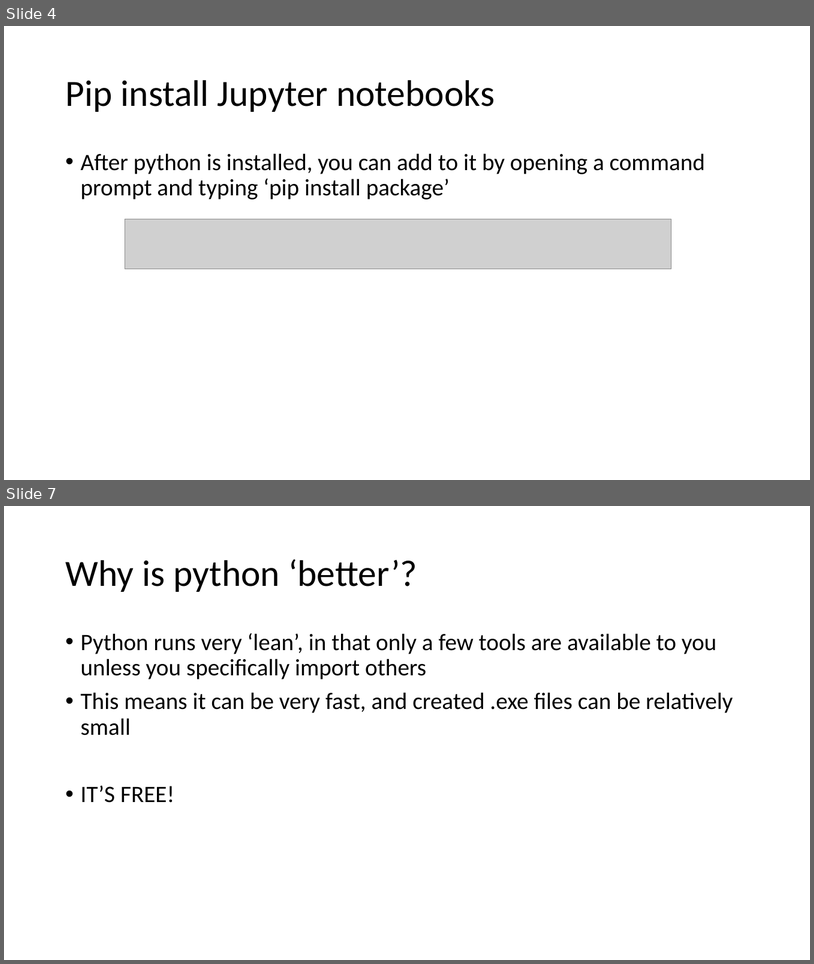
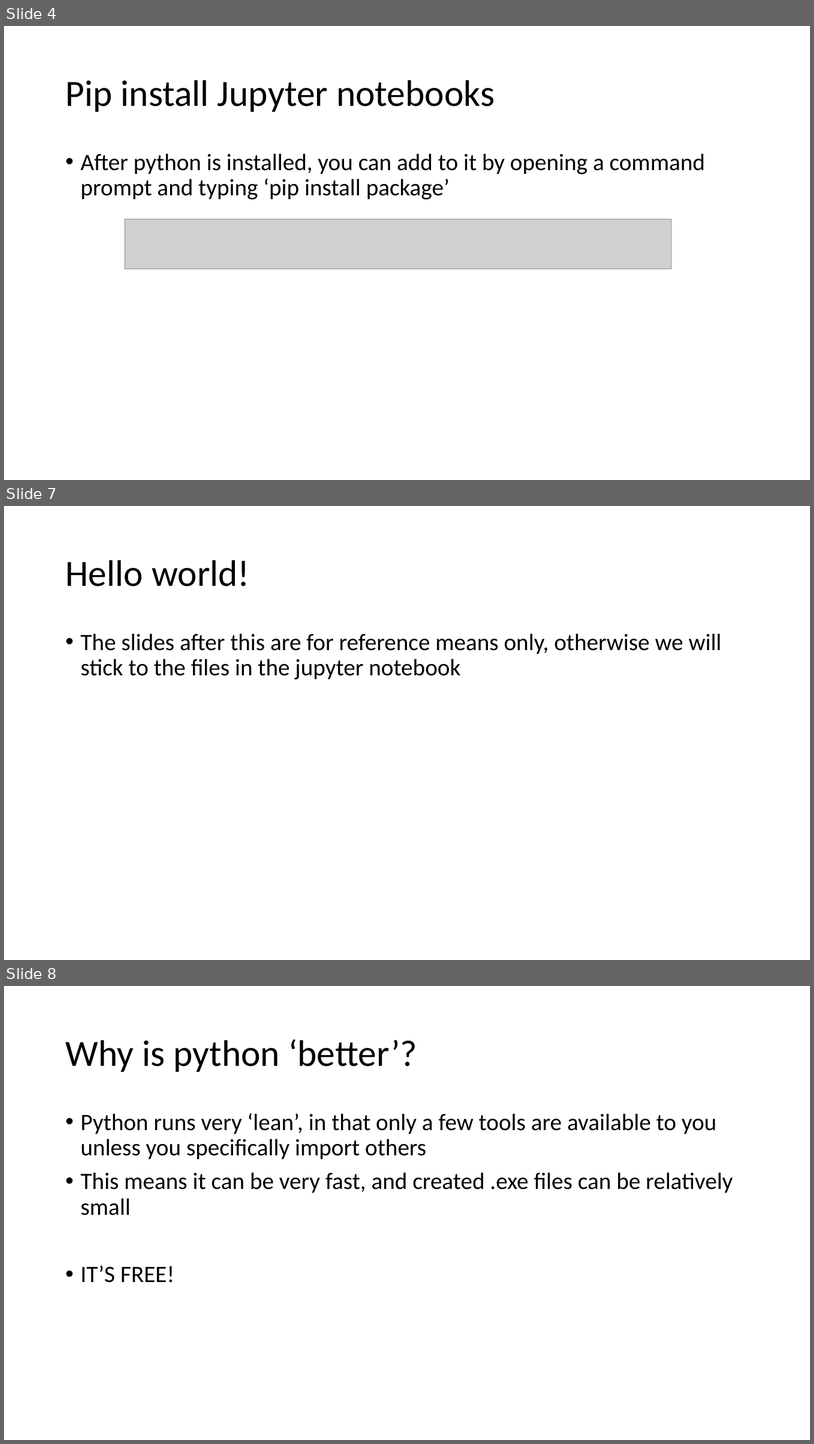
Before and after one commit to brianmanderson/Teaching-Python-to-Matlab-Users, a slide deck: Introduction to Python for Matlab Users.pptx. Shown one above the other, each under a label of ours: slides 4 and 7 before the commit, slides 4, 7 and 8 after it; the slides between them are not shown. The pictures are 814x964 and 814x1444 pixels, drawn with LibreOffice and Linux fonts; fonts in the diff are those of the drawing; grey boxes stand for pictures. Boxes give left, top, right and bottom in pixels: in the first picture for what was removed or moved away, otherwise in the second. Text is boxed around its words. In the diff, an @@ line names an element or a change of style, - is before the commit and + after.

```diff
--- a/Introduction to Python for Matlab Users.pptx
+++ b/Introduction to Python for Matlab Users.pptx
@@ slide 7 added at (4,506,810,960), background #FFFFFF @@
@@ title added at (65,560,250,586), 44 pt, text #000000 @@
+Hello world!
@@ text added at (81,633,722,679), 28 pt, text #000000 @@
+• The slides after this are for reference means only, otherwise we will stick to the files in the jupyter notebook
@@ what was slide 7 is now slide 8 @@
```
Also in this commit, not shown: 2 slides changed.
